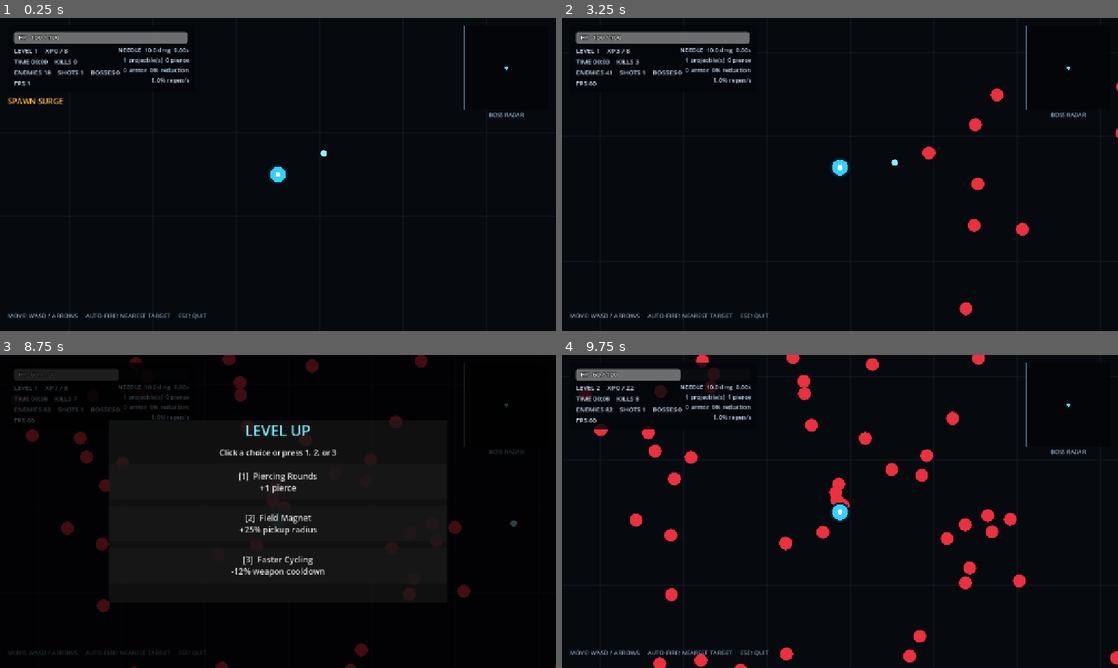
Above: before the commit, frames 1-4 (two rows, left to right).
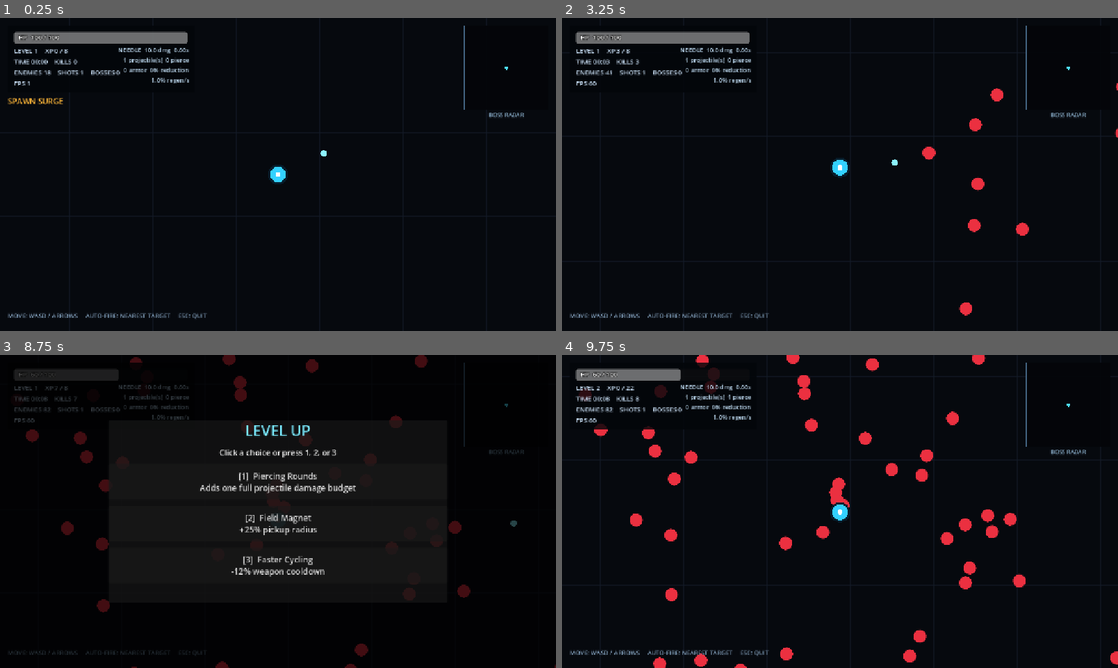
Above: after the commit, the same moments.

Repository: LoushengM/overrun
Game: Godot game, scene res://scenes/main.tscn
Same seed, same stepped clock (60 frames per second), same inputs: the game is played once before the commit and once after it.
Inputs (mouse positions are in pixels of both pictures, inside the frame that each line leads up to):
- Up to frame 1 (0.25 s): no input
- Up to frame 2 (3.25 s): tap Enter at 0.5, 1.35 s; hold D 0.53-1.28 s; hold R 0.53-1.28 s; hold S 1.28-2.03 s; hold D 2.03-2.78 s; tap 1 at 2.1 s; hold W from 2.78 s (still down); tap 2 at 2.85 s
- Up to frame 3 (8.75 s): release W at 3.53 s; hold A 3.53-5.03 s; tap 3 at 3.6, 7.35 s; tap R at 4.35 s; hold S 5.03-5.78 s; hold Enter 5.03-5.78 s; hold D 5.78-6.53 s; tap 1 at 5.85 s; hold W 6.53-7.28 s; tap 2 at 6.6 s; hold D 7.28-8.03 s; hold S from 8.03 s (still down); hold R from 8.03 s (still down)
- Up to frame 4 (9.75 s): tap A at 8.75 s; release S at 8.78 s; release R at 8.78 s; hold A 8.78-9.5 s; tap Enter at 8.85 s; click (840, 483) at 9.5 s, where only the run before the commit has a clickable "[1] Piercing Rounds +1 pierce"

Frames 1-2 are identical in both runs. In frame 3, 0.4% of the frame differs, in the area x 36-64%, y 41-45%; in frame 4, nothing differs.

Commit message:
Implement projectile damage-budget pierce

Diff:
--- a/src/game_config.gd
+++ b/src/game_config.gd
@@ -83,7 +83,7 @@
     "damage": "+20% weapon damage",
     "fire_rate": "-12% weapon cooldown",
     "projectile_count": "+1 projectile per attack",
-    "pierce": "+1 pierce",
+    "pierce": "Adds one full projectile damage budget",
     "move_speed": "+10% movement speed",
     "max_health": "+15% max health and heal the gain",
     "armor": "+10 armor",
--- a/src/simulation_world.gd
+++ b/src/simulation_world.gd
@@ -62,9 +62,11 @@
 var projectile_positions: Array[Vector2] = []
 var projectile_velocities: Array[Vector2] = []
 var projectile_lifetimes: Array[float] = []
-var projectile_damage: Array[float] = []
-var projectile_remaining_hits: Array[int] = []
+var projectile_remaining_damage: Array[float] = []
 var projectile_attack_ids: Array[int] = []
+
+var projectile_candidate_targets: Array[int] = []
+var projectile_candidate_fractions: Array[float] = []
 
 var pickup_positions: Array[Vector2] = []
 
@@ -115,9 +117,10 @@
     projectile_positions.clear()
     projectile_velocities.clear()
     projectile_lifetimes.clear()
-    projectile_damage.clear()
-    projectile_remaining_hits.clear()
+    projectile_remaining_damage.clear()
     projectile_attack_ids.clear()
+    projectile_candidate_targets.clear()
+    projectile_candidate_fractions.clear()
     pickup_positions.clear()
     hit_targets.clear()
     hit_damage.clear()
@@ -340,8 +343,7 @@
     projectile_positions.append(player_position + direction * (GameConfig.PLAYER_RADIUS + 8.0))
     projectile_velocities.append(direction * weapon_speed)
     projectile_lifetimes.append(weapon_lifetime)
-    projectile_damage.append(weapon_damage)
-    projectile_remaining_hits.append(weapon_pierce + 1)
+    projectile_remaining_damage.append(weapon_damage * float(weapon_pierce + 1))
     projectile_attack_ids.append(next_attack_id)
     next_attack_id += 1
     if next_attack_id >= 2147483000:
@@ -369,7 +371,8 @@
         var max_point := Vector2(maxf(start.x, finish.x), maxf(start.y, finish.y)) + Vector2.ONE * 50.0
         var min_cell := _grid_cell(min_point)
         var max_cell := _grid_cell(max_point)
-        var exhausted := false
+        projectile_candidate_targets.clear()
+        projectile_candidate_fractions.clear()
 
         for cell_x in range(min_cell.x, max_cell.x + 1):
             for cell_y in range(min_cell.y, max_cell.y + 1):
@@ -385,19 +388,41 @@
                     if enemy_last_hit_attack[enemy_index] == projectile_attack_ids[projectile_index]:
                         continue
                     var collision_radius := radius + enemy_radii[enemy_index]
-                    if _segment_hits_circle(start, finish, enemy_positions[enemy_index], collision_radius):
-                        enemy_last_hit_attack[enemy_index] = projectile_attack_ids[projectile_index]
-                        var damage_value := projectile_damage[projectile_index]
-                        hit_targets.append(enemy_index)
-                        hit_damage.append(damage_value)
-                        enemy_reserved_damage[enemy_index] += damage_value
-                        projectile_remaining_hits[projectile_index] -= 1
-                        if projectile_remaining_hits[projectile_index] <= 0:
-                            exhausted = true
-                            break
-                if exhausted:
-                    break
-            if exhausted:
+                    var hit_fraction := _segment_circle_hit_fraction(
+                        start,
+                        finish,
+                        enemy_positions[enemy_index],
+                        collision_radius
+                    )
+                    if hit_fraction >= 0.0:
+                        projectile_candidate_targets.append(enemy_index)
+                        projectile_candidate_fractions.append(hit_fraction)
+
+        _sort_projectile_candidates()
+        var exhausted := false
+        for candidate_index in range(projectile_candidate_targets.size()):
+            var enemy_index := projectile_candidate_targets[candidate_index]
+            var target_remaining_health := enemy_health[enemy_index] - enemy_reserved_damage[enemy_index]
+            if target_remaining_health <= 0.0:
+                continue
+            if enemy_last_hit_attack[enemy_index] == projectile_attack_ids[projectile_index]:
+                continue
+
+            var damage_value := minf(
+                projectile_remaining_damage[projectile_index],
+                target_remaining_health
+            )
+            if damage_value <= 0.0:
+                continue
+
+            enemy_last_hit_attack[enemy_index] = projectile_attack_ids[projectile_index]
+            hit_targets.append(enemy_index)
+            hit_damage.append(damage_value)
+            enemy_reserved_damage[enemy_index] += damage_value
+            projectile_remaining_damage[projectile_index] -= damage_value
+
+            if projectile_remaining_damage[projectile_index] <= 0.0001:
+                exhausted = true
                 break
 
         if exhausted:
@@ -706,14 +731,34 @@
     )
 
 
-func _segment_hits_circle(start: Vector2, finish: Vector2, center: Vector2, radius: float) -> bool:
+func _segment_circle_hit_fraction(start: Vector2, finish: Vector2, center: Vector2, radius: float) -> float:
     var segment := finish - start
     var length_squared := segment.length_squared()
-    var closest := start
-    if length_squared > 0.0001:
-        var t := clampf((center - start).dot(segment) / length_squared, 0.0, 1.0)
-        closest = start + segment * t
-    return closest.distance_squared_to(center) <= radius * radius
+    if length_squared <= 0.0001:
+        return 0.0 if start.distance_squared_to(center) <= radius * radius else -1.0
+
+    var projection := clampf((center - start).dot(segment) / length_squared, 0.0, 1.0)
+    var closest := start + segment * projection
+    var distance_squared := closest.distance_squared_to(center)
+    var radius_squared := radius * radius
+    if distance_squared > radius_squared:
+        return -1.0
+
+    var half_chord_fraction := sqrt(maxf(0.0, radius_squared - distance_squared) / length_squared)
+    return clampf(projection - half_chord_fraction, 0.0, 1.0)
+
+
+func _sort_projectile_candidates() -> void:
+    for i in range(1, projectile_candidate_targets.size()):
+        var target := projectile_candidate_targets[i]
+        var fraction := projectile_candidate_fractions[i]
+        var insertion_index := i - 1
+        while insertion_index >= 0 and projectile_candidate_fractions[insertion_index] > fraction:
+            projectile_candidate_targets[insertion_index + 1] = projectile_candidate_targets[insertion_index]
+            projectile_candidate_fractions[insertion_index + 1] = projectile_candidate_fractions[insertion_index]
+            insertion_index -= 1
+        projectile_candidate_targets[insertion_index + 1] = target
+        projectile_candidate_fractions[insertion_index + 1] = fraction
 
 
 func _remove_enemy(index: int) -> void:
@@ -753,14 +798,12 @@
         projectile_positions[index] = projectile_positions[last]
         projectile_velocities[index] = projectile_velocities[last]
         projectile_lifetimes[index] = projectile_lifetimes[last]
-        projectile_damage[index] = projectile_damage[last]
-        projectile_remaining_hits[index] = projectile_remaining_hits[last]
+        projectile_remaining_damage[index] = projectile_remaining_damage[last]
         projectile_attack_ids[index] = projectile_attack_ids[last]
     projectile_positions.pop_back()
     projectile_velocities.pop_back()
     projectile_lifetimes.pop_back()
-    projectile_damage.pop_back()
-    projectile_remaining_hits.pop_back()
+    projectile_remaining_damage.pop_back()
     projectile_attack_ids.pop_back()
 
 
--- a/tests/crowd_benchmark.gd
+++ b/tests/crowd_benchmark.gd
@@ -67,9 +67,10 @@
     world.projectile_positions.clear()
     world.projectile_velocities.clear()
     world.projectile_lifetimes.clear()
-    world.projectile_damage.clear()
-    world.projectile_remaining_hits.clear()
+    world.projectile_remaining_damage.clear()
     world.projectile_attack_ids.clear()
+    world.projectile_candidate_targets.clear()
+    world.projectile_candidate_fractions.clear()
     world.hit_targets.clear()
     world.hit_damage.clear()
     world._release_grid_buckets()
--- a/tests/regression_test.gd
+++ b/tests/regression_test.gd
@@ -49,6 +49,36 @@
     world._process_deaths()
     assert(world.enemy_positions.is_empty(), "The lethal hit must still kill the enemy")
 
+    _clear_combat_state(world)
+    world.weapon_damage = 10.0
+    world.weapon_pierce = 0
+    world._add_enemy(Vector2(70.0, 0.0), 10.0, 0.0, 0.0, 14.0, 1, SimulationWorld.EnemyKind.NORMAL, Vector2.ZERO)
+    world._add_enemy(Vector2(110.0, 0.0), 5.0, 0.0, 0.0, 14.0, 1, SimulationWorld.EnemyKind.NORMAL, Vector2.ZERO)
+    world._spawn_projectile(Vector2.LEFT)
+    world.projectile_positions[0] = Vector2(140.0, 0.0)
+    world.projectile_velocities[0] = Vector2(-900.0, 0.0)
+    world._rebuild_enemy_grid()
+    world._update_projectiles(0.10)
+
+    assert(world.hit_targets == [1, 0], "Projectile hits must resolve from nearest to farthest along the path")
+    assert(world.hit_damage.size() == 2, "Overkill damage must carry into the next enemy")
+    assert(is_equal_approx(world.hit_damage[0], 5.0), "The first enemy should consume only its remaining 5 HP")
+    assert(is_equal_approx(world.hit_damage[1], 5.0), "The remaining 5 damage should carry into the second enemy")
+    assert(world.projectile_positions.is_empty(), "A projectile must expire when its damage budget is exhausted")
+
+    world._resolve_hits()
+    assert(is_equal_approx(world.enemy_health[0], 5.0), "The second enemy should retain 5 HP")
+    assert(is_equal_approx(world.enemy_health[1], 0.0), "The first enemy should be killed")
+
+    _clear_combat_state(world)
+    world.weapon_damage = 10.0
+    world.weapon_pierce = 1
+    world._spawn_projectile(Vector2.RIGHT)
+    assert(
+        is_equal_approx(world.projectile_remaining_damage[0], 20.0),
+        "Each pierce level must add one full projectile damage budget"
+    )
+
     scene.queue_free()
     await process_frame
     print("REGRESSION_TEST_OK")
@@ -72,9 +102,10 @@
     world.projectile_positions.clear()
     world.projectile_velocities.clear()
     world.projectile_lifetimes.clear()
-    world.projectile_damage.clear()
-    world.projectile_remaining_hits.clear()
+    world.projectile_remaining_damage.clear()
     world.projectile_attack_ids.clear()
+    world.projectile_candidate_targets.clear()
+    world.projectile_candidate_fractions.clear()
     world.hit_targets.clear()
     world.hit_damage.clear()
     world._release_grid_buckets()
Not shown, changed: README.md
Not shown, changed: docs/MVP_DESIGN.md
